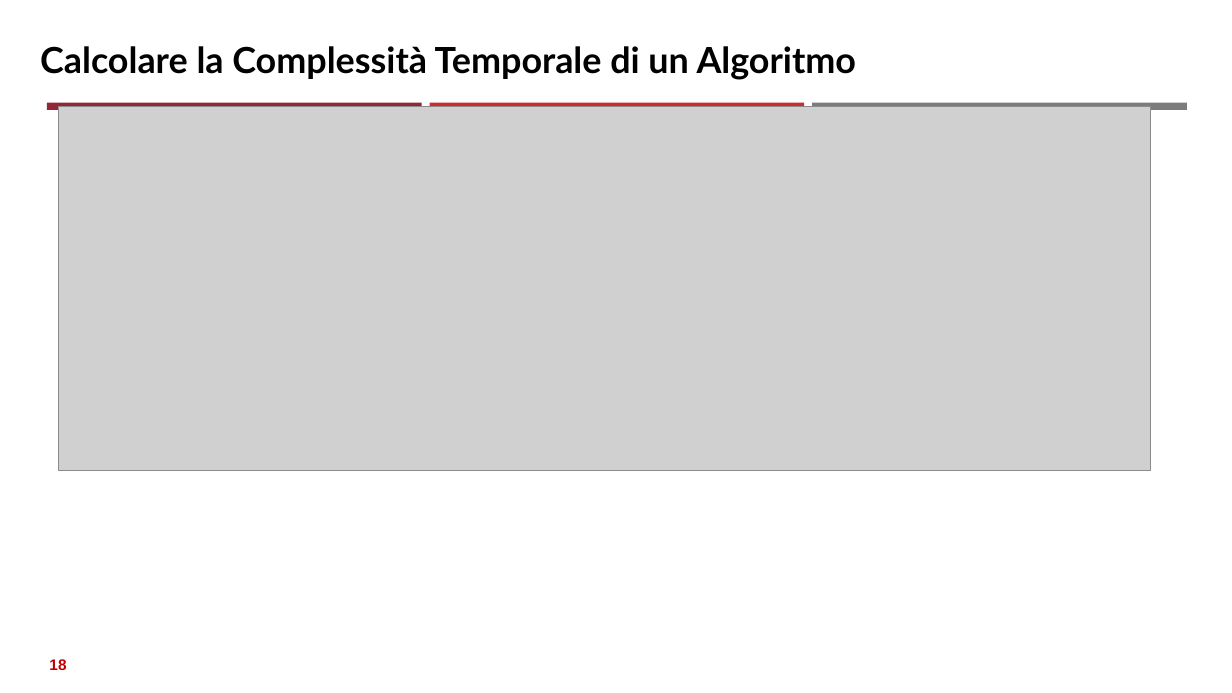
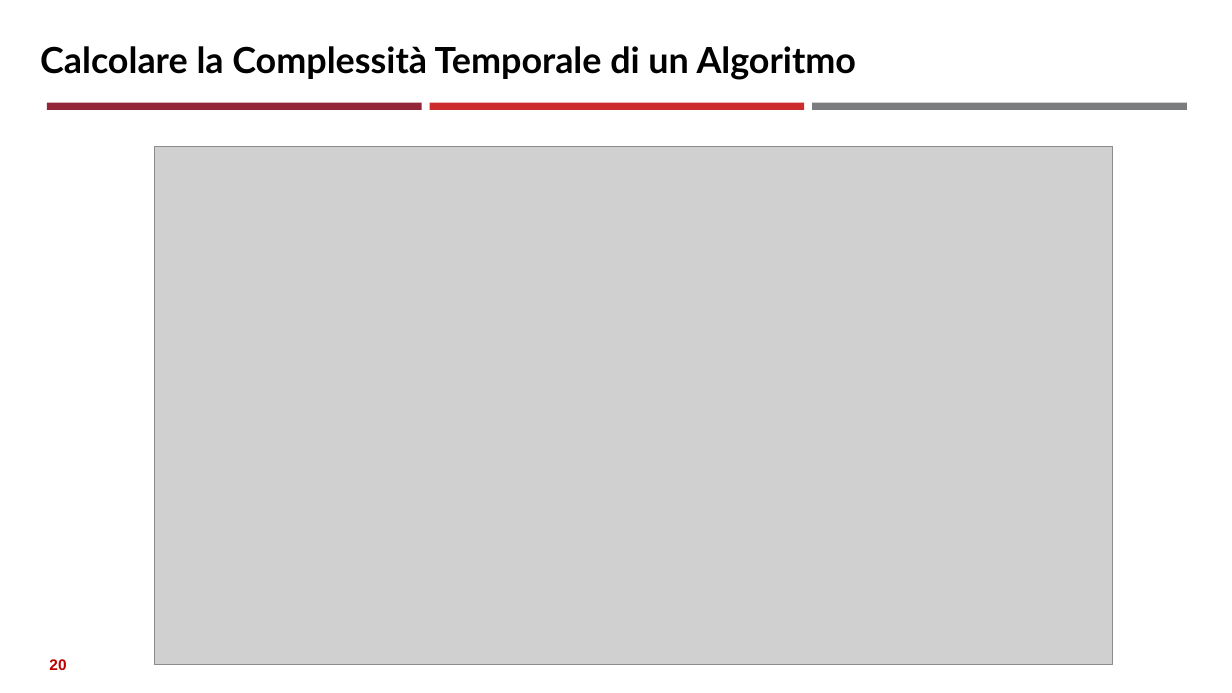
Before and after one commit to neural1977/data_science_interview_material, a slide deck: slide 20 of Assicurazioni/Complessità di algoritmi e problemi_ita.pptx (slide 18 before the commit). Drawn at 1232x693 pixels with LibreOffice and Linux fonts; fonts in the diff are those of the drawing; grey boxes stand for pictures. Boxes give left, top, right and bottom in pixels: in the first picture for what was removed or moved away, otherwise in the second. Text is boxed around its words. In the diff, an @@ line names an element or a change of style, - is before the commit and + after.

```diff
--- a/Assicurazioni/Complessità di algoritmi e problemi_ita.pptx
+++ b/Assicurazioni/Complessità di algoritmi e problemi_ita.pptx
@@ picture: place and size @@
-picture at (58, 106, 1151, 470)
+picture at (154, 147, 1114, 665)
@@ page number at (49, 659, 66, 670): text changed @@
-18
+20
```
Also in this commit, not shown: 10 slides added, 4 other files.
